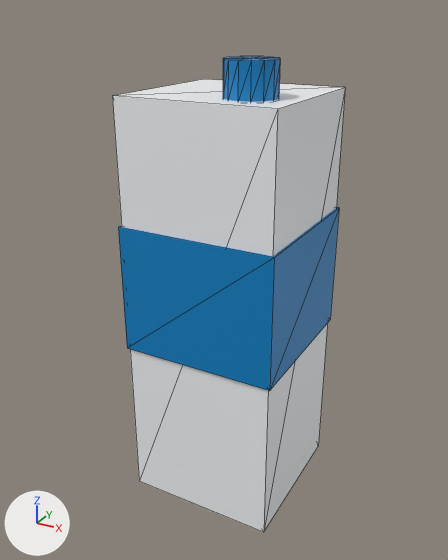
The glTF model public/models/products/dairy/milk-carton.glb as it was, and as the next commit left it.
Rendered twice from a camera (50 mm lens) standing at (0.126, -0.239, 0.227) and looking at (-0.004, -0.003, 0.109). Arrows for +X, +Y and +Z are at lower left; the lights stay in place. The first picture is the older version. Mesh edges are drawn as thin lines. Where no turn or scale is listed for an object, it has been applied to the vertices. Vertices at exactly the same position are counted once.

In view in the first picture: 'Carton_Body', 'Milk_Cap', 'Milk_Stripe'.
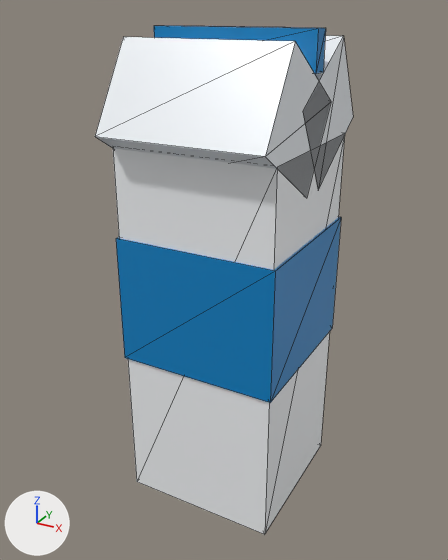
Changed parts and their boxes [x1, y1, x2, y2] in the pictures (448 x 560 px):
'Carton_Body', rescaled (12% shorter): before [113, 79, 345, 532]; after [113, 134, 345, 534]
'Milk_Stripe', surface changed, moved, rescaled: before [118, 207, 339, 391]; after [116, 217, 341, 403]
'Gable_Roof_Front', added: after [95, 37, 331, 198]
'Gable_Roof_Back', added: after [303, 36, 353, 189]
'Gable_Ridge', added (blue): after [154, 26, 326, 74]
'Milk_Cap', surface changed, reshaped (not visible afterwards): before [223, 56, 280, 102]

What changed in the scene script:
```text
Change mat_dairyblue:
    mat_dairyblue.roughness: 0.4 -> 0.38
Change me_carton_body_mesh:
    remove me_carton_body_mesh.from_pydata(...)  # 8 vertices, 12 faces; spans x -0.036..0.036, y -0.036..0.036, z -0.097..0.097
    add me_carton_body_mesh.from_pydata(...)  # 8 vertices, 12 faces; spans x -0.037..0.037, y -0.037..0.037, z -0.087..0.087
    me_carton_body_mesh part 1: the whole mesh is scaled about its middle by (1.03, 1.03, 0.897)
Change me_milk_stripe_mesh:
    remove me_milk_stripe_mesh.from_pydata(...)  # 8 vertices, 12 faces; spans x -0.037..0.037, y -0.037..0.037, z -0.03..0.03
    add me_milk_stripe_mesh.from_pydata(...)  # 8 vertices, 12 faces; spans x -0.038..0.038, y -0.038..0.038, z -0.03..0.03
    me_milk_stripe_mesh part 2: the whole mesh is scaled about its middle by (1.03, 1.03, 1)
Change me_milk_cap_mesh:
    used by ob_milk_cap; parent = ob_product_milk_carton; location = (0.015, -0.015, 0.202)
    remove me_milk_cap_mesh.from_pydata(...)  # 32 vertices, 56 faces; spans x -0.0107..0.0107, y -0.011..0.011, z -0.0075..0.0075
    remove me_milk_cap_mesh.materials.append(mat_dairyblue)  # blue #0284c7
    add me_milk_cap_mesh.from_pydata(...)  # 40 vertices, 72 faces; spans x -0.0113..0.0113, y -0.0115..0.0115, z -0.007..0.007
    me_milk_cap_mesh part 3: the whole mesh is rebuilt
    add me_milk_cap_mesh.materials.append(mat_dairyblue_002)  # blue #0369a1
Add me_gable_roof_back_mesh:
    me_gable_roof_back_mesh.from_pydata([(0.037, -0.0314, 0.0054), (0.037, 0.0095, 0.0304), (0.037, -0.0095, -0.0304), (0.037, 0.0314, -0.0054), (-0.037, 0.0095, 0.0304), (-0.037, -0.0314, 0.0054), (-0.037, 0.0314, -0.0054), (-0.037, -0.0095, -0.0304)], [], [(0, 2, 1), (2, 3, 1), (4, 6, 5), (6, 7, 5), (4, 5, 1), (5, 0, 1), (7, 6, 2), (6, 3, 2), (5, 7, 0), (7, 2, 0), (1, 3, 4), (3, 6, 4)])
    me_gable_roof_back_mesh.materials.append(mat_milkwhite_001)  # white #f1f5f9
Add me_gable_roof_front_mesh:
    me_gable_roof_front_mesh.from_pydata([(0.037, -0.0095, 0.0304), (0.037, 0.0314, 0.0054), (0.037, -0.0314, -0.0054), (0.037, 0.0095, -0.0304), (-0.037, 0.0314, 0.0054), (-0.037, -0.0095, 0.0304), (-0.037, 0.0095, -0.0304), (-0.037, -0.0314, -0.0054)], [], [(0, 2, 1), (2, 3, 1), (4, 6, 5), (6, 7, 5), (4, 5, 1), (5, 0, 1), (7, 6, 2), (6, 3, 2), (5, 7, 0), (7, 2, 0), (1, 3, 4), (3, 6, 4)])
    me_gable_roof_front_mesh.materials.append(mat_milkwhite_001)  # white #f1f5f9
Change ob_carton_body:
    ob_carton_body.location: (0.0, 0.0, 0.0975) -> (0.0, 0.0, 0.0875)
Change ob_milk_stripe:
    ob_milk_stripe.location: (0.0, 0.0, 0.11) -> (0.0, 0.0, 0.105)
Add ob_gable_ridge:
    ob_gable_ridge = bpy.data.objects.new('Gable_Ridge', me_gable_ridge_mesh)  # a box spanning x -0.037..0.037, y -0.004..0.004, z -0.008..0.008; in mat_dairyblue (blue #0284c7)
    ob_gable_ridge.location = (0.0, 0.0, 0.212)
Add ob_gable_roof_back:
    ob_gable_roof_back = bpy.data.objects.new('Gable_Roof_Back', me_gable_roof_back_mesh)
    ob_gable_roof_back.location = (0.0, 0.016, 0.186)
Add ob_gable_roof_front:
    ob_gable_roof_front = bpy.data.objects.new('Gable_Roof_Front', me_gable_roof_front_mesh)
    ob_gable_roof_front.location = (0.0, -0.016, 0.186)
```
